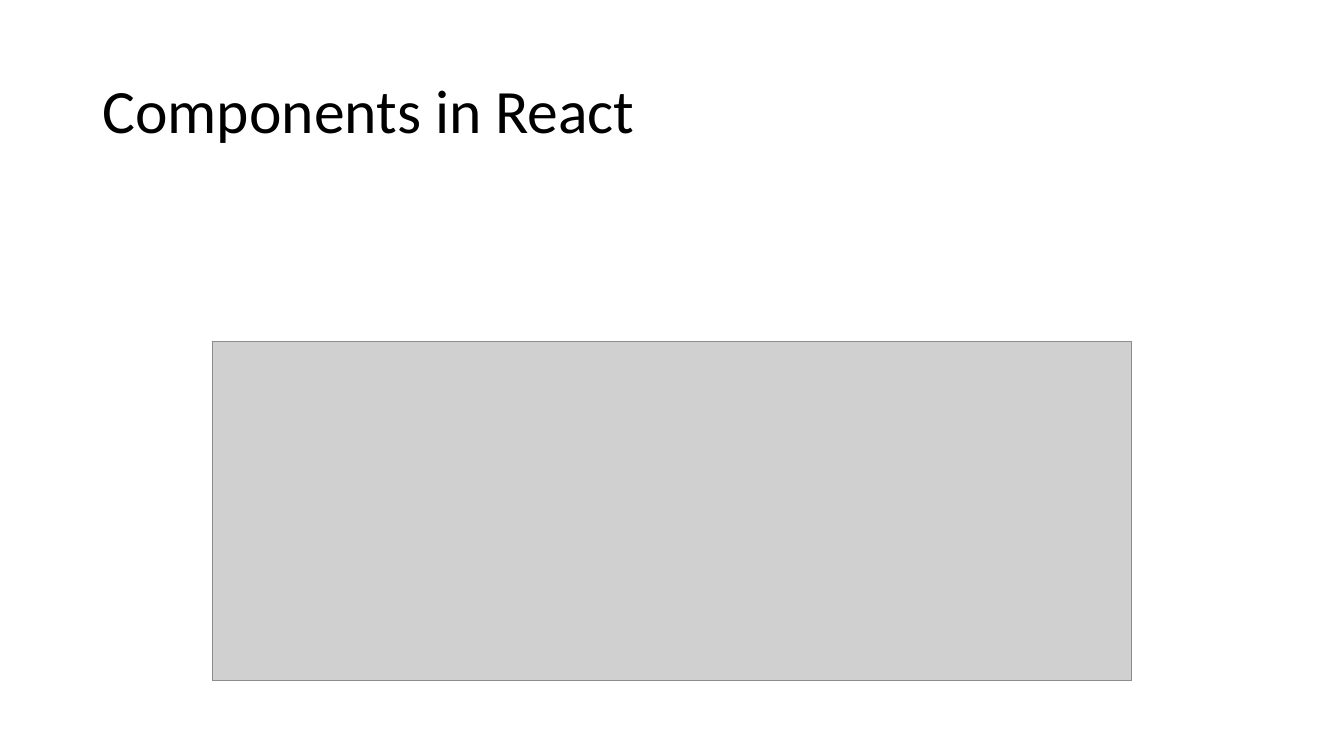
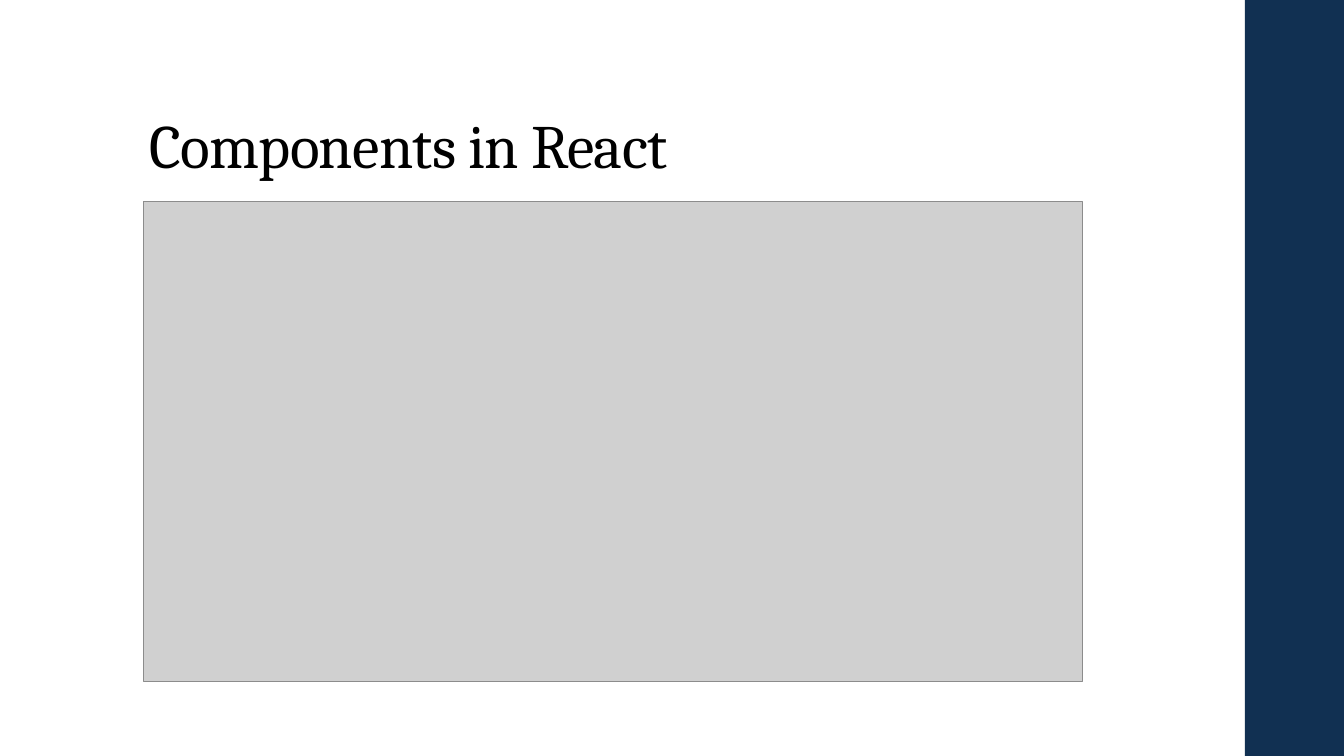
Before and after one commit to Prasundas99/Web-Development-Traning, a slide deck: slide 11 of 14.React/React.pptx. Drawn at 1344x756 pixels with LibreOffice and Linux fonts; fonts in the diff are those of the drawing; grey boxes stand for pictures. Boxes give left, top, right and bottom in pixels: in the first picture for what was removed or moved away, otherwise in the second. Text is boxed around its words. In the diff, an @@ line names an element or a change of style, - is before the commit and + after.

```diff
--- a/14.React/React.pptx
+++ b/14.React/React.pptx
@@ rectangle added at [1245, 0, 1344, 756], fill #113052 @@
@@ title "Components in React": place and size @@
-title "Components in React" at [102, 90, 634, 143]
+title "Components in React" at [149, 126, 667, 181]
@@ title "Components in React" at [149, 126, 667, 181]: font Calibri to Cambria, letter spacing 0 to -0.5 pt; vertical alignment middle to bottom @@
@@ picture: place and size @@
-picture at [213, 342, 1132, 682]
+picture at [143, 202, 1083, 682]
```
Also in this commit, not shown: 13 other slides changed, 3 slides added, 3 slides removed, 10 other files.
